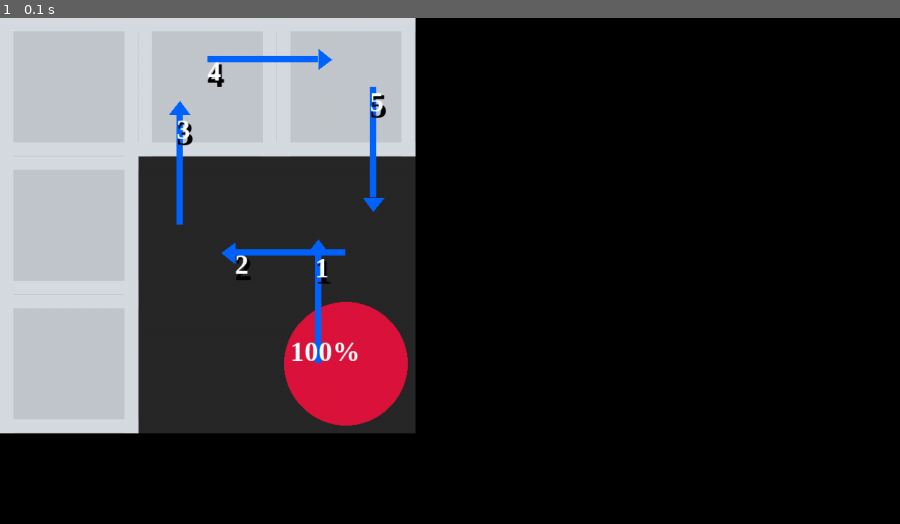
Above: before the commit, frame 1.
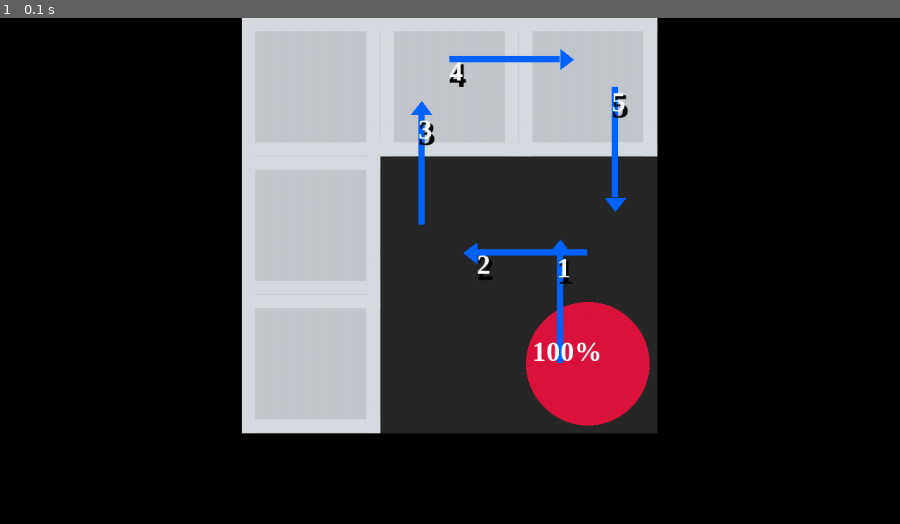
Above: after the commit, the same moment.

Repository: WingedSeal/mazegame
Game: pygame game, started from src/main.py
The game is run twice, just before and just after one commit, with the same random seed, the same clock (stepped at 60 frames per second) and the same inputs.
Inputs:
- Up to frame 1 (0.1 s): no input

The runs differ from the first frame. In frame 1, 53% of the frame differs, in the area x 0-74%, y 0-83%.

Commit message:
feat: center map in preview

Diff:
--- a/src/mazegame/preview.py
+++ b/src/mazegame/preview.py
@@ -355,7 +355,27 @@
     def run(self):
         while True:
             self.update_map()
-            self.display_surface.blit(self.map_surface, (0, 0))
+            if (self.map.width * self.tile_size) == Game.DEFAULT_WIDTH:
+                self.display_surface.blit(
+                    self.map_surface,
+                    (
+                        0,
+                        (
+                            Game.DEFAULT_HEIGHT
+                            - self.MIN_DESC_HEIGHT
+                            - (self.map.width * self.tile_size)
+                        )
+                        // 2,
+                    ),
+                )
+            else:
+                self.display_surface.blit(
+                    self.map_surface,
+                    (
+                        (Game.DEFAULT_WIDTH - (self.map.width * self.tile_size)) // 2,
+                        0,
+                    ),
+                )
             pygame.display.update()
             while True:
                 for event in pygame.event.get():
